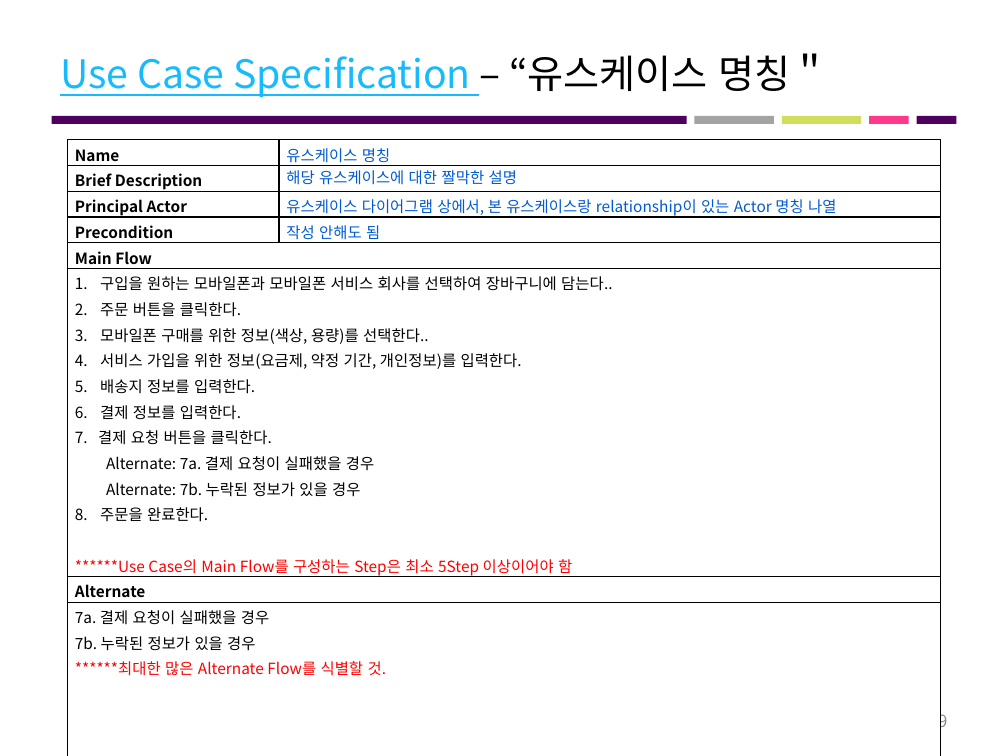
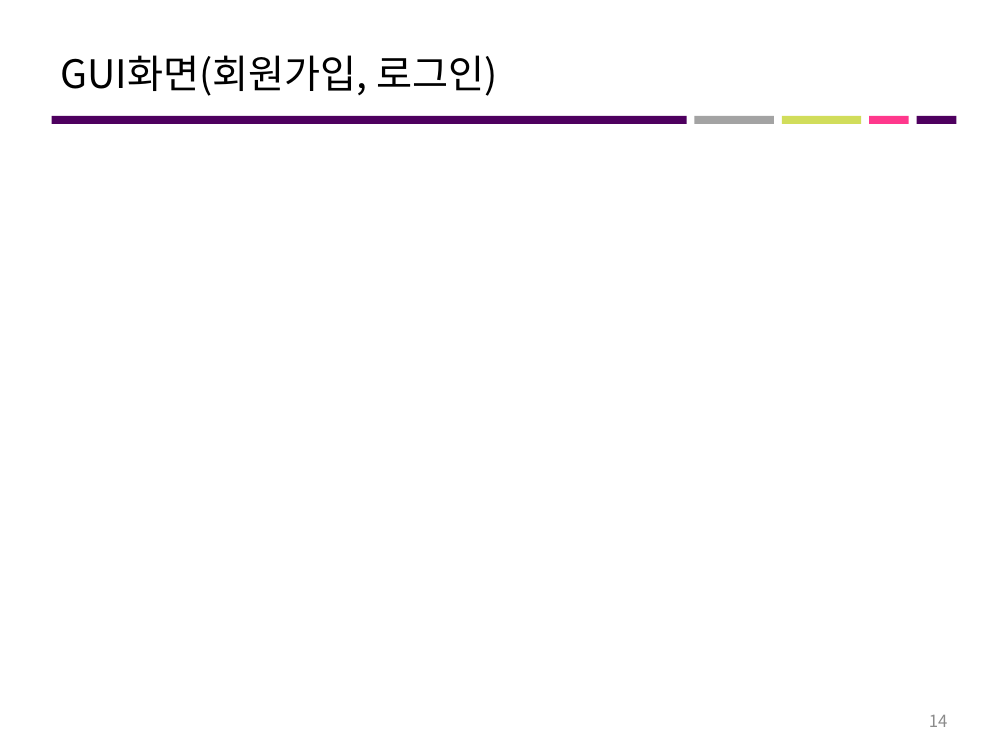
Before and after one commit to roeniss/TripPicker, a slide deck: slide 14 of 관리산출물/프로젝트_최종결과보고서/1팀_최종결과보고서.pptx (slide 9 before the commit). Drawn at 1008x756 pixels with LibreOffice and Linux fonts; fonts in the diff are those of the drawing. Boxes give left, top, right and bottom in pixels: in the first picture for what was removed or moved away, otherwise in the second. Text is boxed around its words. In the diff, an @@ line names an element or a change of style, - is before the commit and + after.

```diff
--- a/관리산출물/프로젝트_최종결과보고서/1팀_최종결과보고서.pptx
+++ b/관리산출물/프로젝트_최종결과보고서/1팀_최종결과보고서.pptx
@@ title at bbox=[60, 55, 497, 96]: text changed; text colour #17BBFD to #000000 @@
-Use Case Specification – “유스케이스 명칭＂
+GUI화면(회원가입, 로그인)
@@ table removed at bbox=[68, 140, 940, 680], 8 rows, 2 columns @@
-Name | 유스케이스 명칭
-Brief Description | 해당 유스케이스에 대한 짤막한 설명
-Principal Actor | 유스케이스 다이어그램 상에서, 본 유스케이스랑 relationship이 있는 Actor 명칭 나열
-Precondition | 작성 안해도 됨
-Main Flow | 
-구입을 원하는 모바일폰과 모바일폰 서비스 회사를 선택하여 장바구니에 담는다.. / 주문 버튼을 클릭한다. / 모바일폰 구매를 위한 정보(색상, 용량)를 선택한다.. / 서비스 가입을 위한 정보(요금제, 약정 기간, 개인정보)를 입력한다. / 배송지 정보를 입력한다. / 결제 정보를 입력한다. / 7. 결제 요청 버튼을 클릭한다. / Alternate: 7a. 결제 요청이 실패했을 경우 / Alternate: 7b. 누락된 정보가 있을 경우 / 주문을 완료한다. / ******Use Case의 Main Flow를 구성하는 Step은 최소 5Step 이상이어야 함 | 
-Alternate | 
-7a. 결제 요청이 실패했을 경우 / 7b. 누락된 정보가 있을 경우 / ******최대한 많은 Alternate Flow를 식별할 것. | 
@@ page number at bbox=[929, 715, 948, 727]: text changed @@
-9
+14
```
Also in this commit, not shown: 5 other slides changed, 13 slides added, 1 slide removed, 7 other files.
